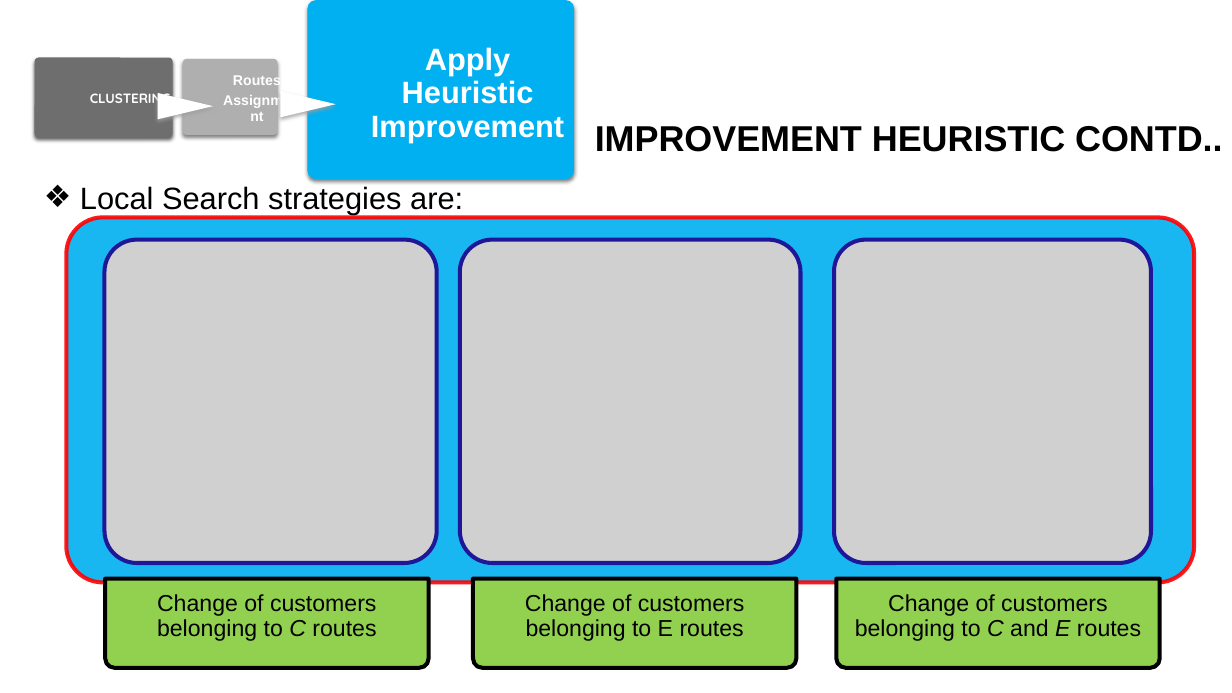
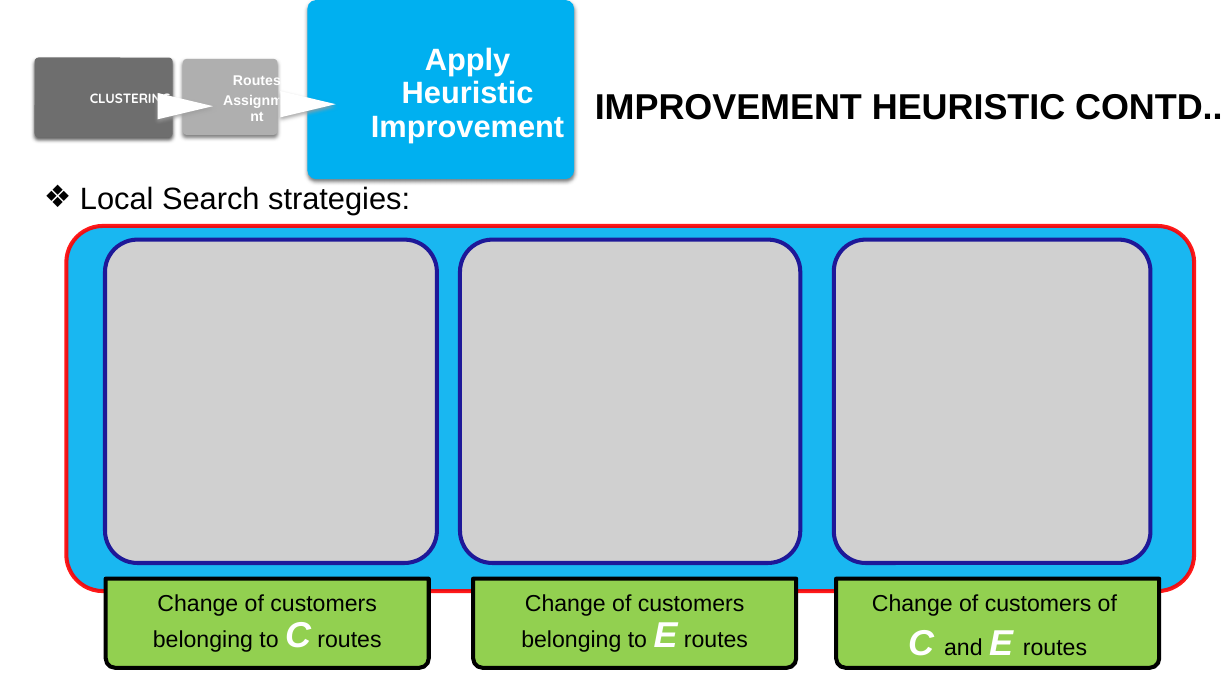
Before and after one commit to nayan082/Thesis-report-slide, a slide deck: slide 19 of 1507082.pptx (slide 18 before the commit). Drawn at 1232x693 pixels with LibreOffice and Linux fonts; fonts in the diff are those of the drawing; grey boxes stand for pictures; background and template pictures are left out. Boxes give left, top, right and bottom in pixels: in the first picture for what was removed or moved away, otherwise in the second. Text is boxed around its words. In the diff, an @@ line names an element or a change of style, - is before the commit and + after.

```diff
--- a/1507082.pptx
+++ b/1507082.pptx
@@ title "IMPROVEMENT HEURISTIC CONTD.." moved from (x1=595, y1=126, x2=1222, y2=152) to (x1=595, y1=94, x2=1222, y2=120) @@
@@ text at (x1=80, y1=186, x2=410, y2=214): text changed @@
-❖ Local Search strategies are:
+❖ Local Search strategies:
@@ rounded rectangle moved from (x1=67, y1=217, x2=1195, y2=582) to (x1=67, y1=226, x2=1195, y2=592) @@
@@ text "Change of customers belonging to ..." at (x1=153, y1=594, x2=381, y2=652): size 18 to 28 pt, text colour #000000 to #FFFFFF, bold on in "C" @@
@@ text "Change of customers belonging to ..." at (x1=521, y1=594, x2=748, y2=652): size 18 to 28 pt, text colour #000000 to #FFFFFF, bold on, italic on in "E" @@
@@ text at (x1=872, y1=594, x2=1117, y2=656): text changed @@
-Change of customers belonging to C and E routes
+Change of customers of
+C and E routes
```
Also in this commit, not shown: 15 other slides changed, 1 slide added, 2 other files.
